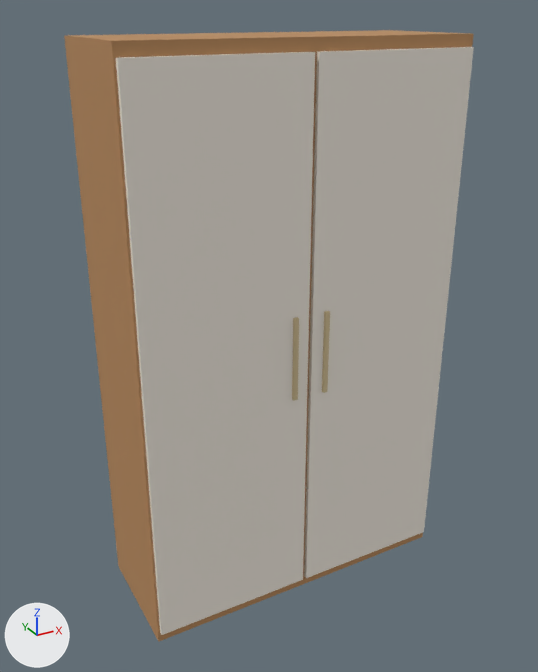
The glTF model dist/web/modelos/armario_alto_120.glb as it was, and as the next commit left it.
Both versions are drawn from a 50 mm lens placed at (-1.22, -2.16, 2.07), pointed at (-0.03, 0.01, 0.99). Every picture has the same lights, and +X, +Y and +Z are marked at lower left. The picture after the commit comes second. Vertices at exactly the same position are counted once.

In view in the first picture: 'armario_alto_120'.
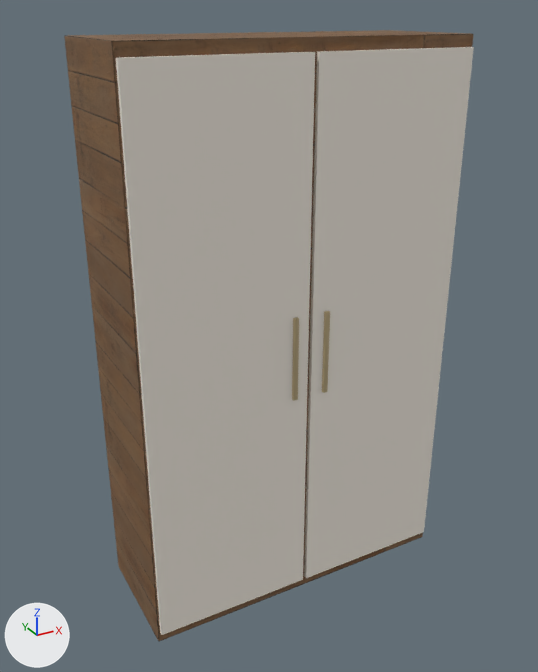
Location of each change, [x1, y1, x2, y2] in pixels of the pictures (538 x 672 px):
```json
{"object": "armario_alto_120", "change": "surface changed", "before": [64, 30, 474, 641], "after": [64, 30, 474, 641]}
```

Edits to the scene script, one JSON object a line:
```json
{"op": "add", "block": "img_wood_planks_diffuse", "code": ["img_wood_planks_diffuse = load_image('wood_planks_diffuse', '_unpacked/wood_planks_diffuse', 2048, 2048, 'sRGB')"]}
{"op": "add", "block": "img_wood_planks_roughness_metallic_roughness", "code": ["img_wood_planks_roughness_metallic_roughness = load_image('wood_planks_roughness_metallic_roughness', '_unpacked/wood_planks_roughness_metallic_roughness', 2048, 2048, 'Non-Color')"]}
{"op": "add", "block": "img_wood_planks_normal", "code": ["img_wood_planks_normal = load_image('wood_planks_normal', '_unpacked/wood_planks_normal', 2048, 2048, 'Non-Color')"]}
{"block": "mat_madeira", "change": "nodes: BsdfPrincipled, OutputMaterial"}
{"block": "mat_madeira", "change": "colours: orange #b98a5b"}
{"block": "mat_madeira", "change": "nodes: BsdfPrincipled, Math x2, NormalMap, OutputMaterial, SeparateColor, TexImage x3"}
{"block": "mat_madeira", "change": "uses the picture img_wood_planks_diffuse"}
{"block": "mat_madeira", "change": "uses the picture img_wood_planks_normal"}
{"block": "mat_madeira", "change": "uses the picture img_wood_planks_roughness_metallic_roughness"}
{"block": "me_armario_alto_120", "where": "me_armario_alto_120.from_pydata(...)  # 40 vertices, 60 faces; spans x -0.6..0.6, y -0.24..0.24, z 0.0..2.0"}
{"block": "me_armario_alto_120", "where": "# used by ob_armario_alto_120; location = (0.0, 0.0, 0.0)"}
{"block": "me_armario_alto_120", "change": "me_armario_alto_120 part 1: texture (UV) coordinates changed"}
```
